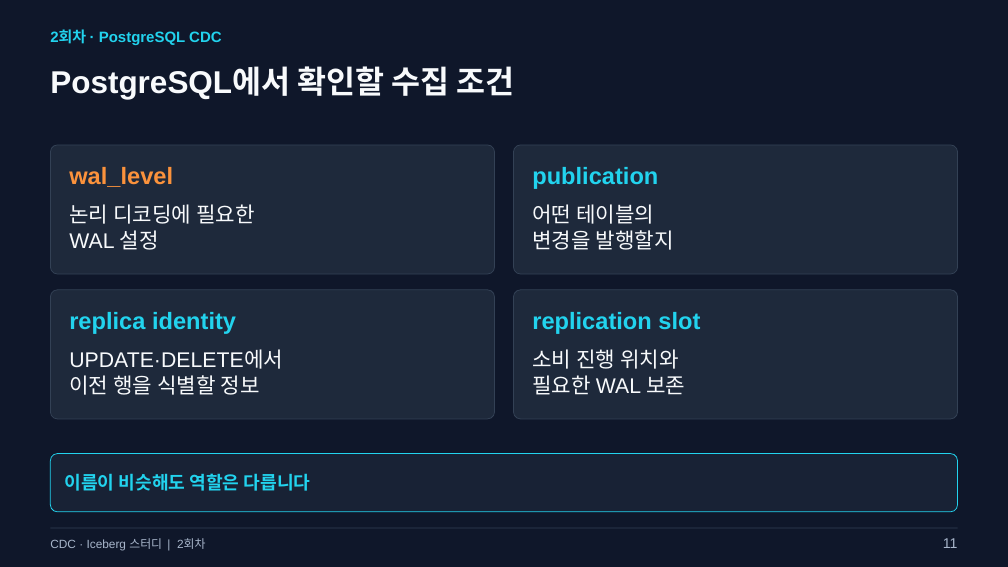
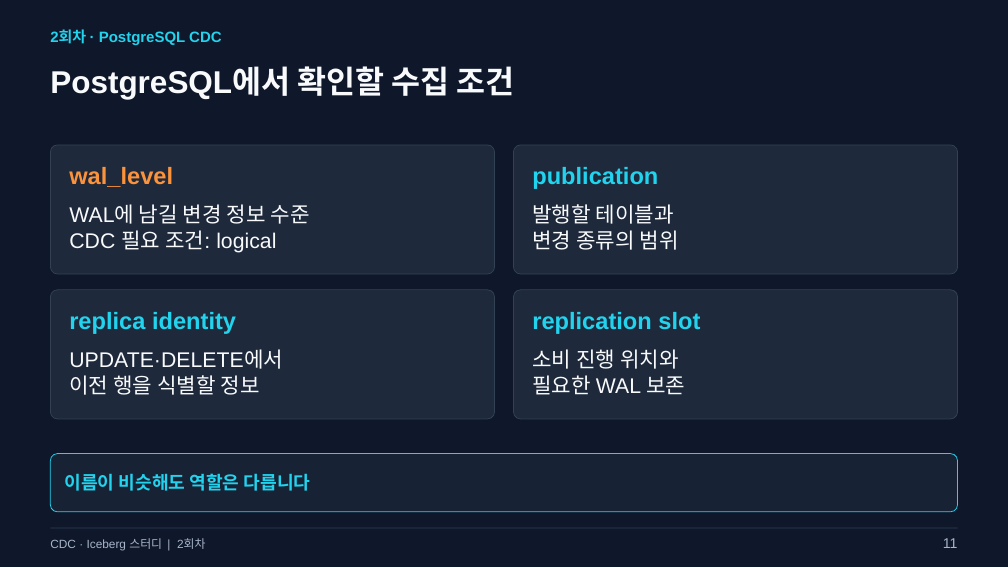
Before and after one commit to kim-dabin/cdc-lakehouse-study, a slide deck: slide 11 of labs/session02/slides/02-session02.pptx. Drawn at 1008x567 pixels with LibreOffice and Linux fonts; fonts in the diff are those of the drawing. Boxes give left, top, right and bottom in pixels: in the first picture for what was removed or moved away, otherwise in the second. Text is boxed around its words. In the diff, an @@ line names an element or a change of style, - is before the commit and + after.

```diff
--- a/labs/session02/slides/02-session02.pptx
+++ b/labs/session02/slides/02-session02.pptx
@@ text at [69, 204, 310, 253]: text changed @@
-논리 디코딩에 필요한
-WAL 설정
+WAL에 남길 변경 정보 수준
+CDC 필요 조건: logical
@@ text at [532, 204, 679, 250]: text changed @@
-어떤 테이블의
-변경을 발행할지
+발행할 테이블과
+변경 종류의 범위
```
Also in this commit, not shown: 18 other slides changed, 3 slides added, 3 other files.
